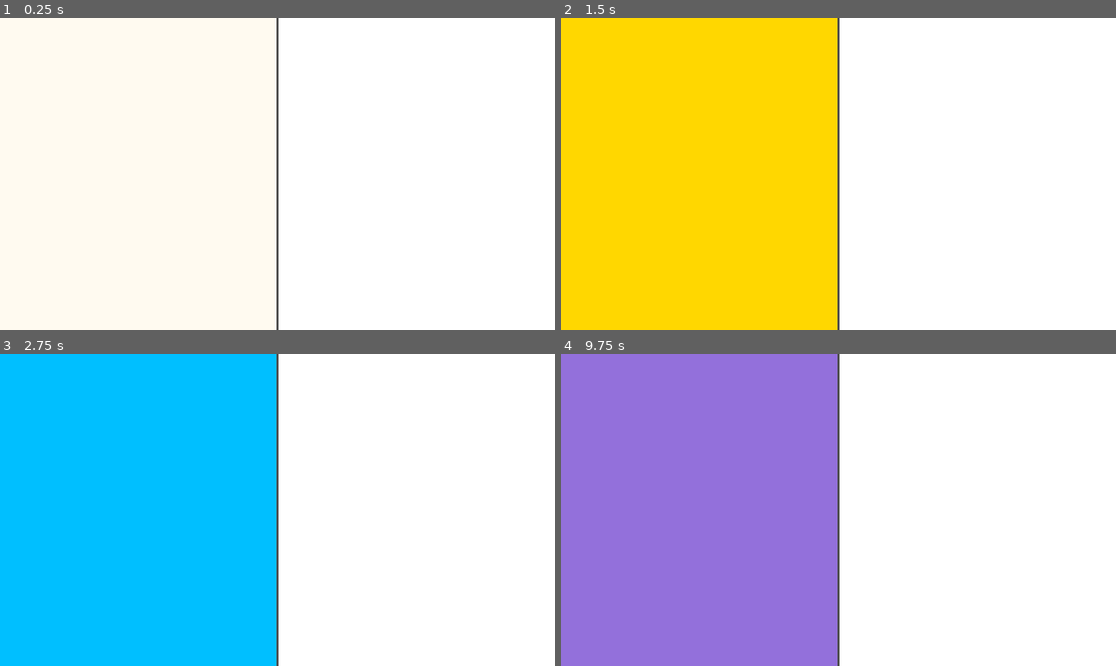
Above: before the commit, frames 1-4 (two rows, left to right).
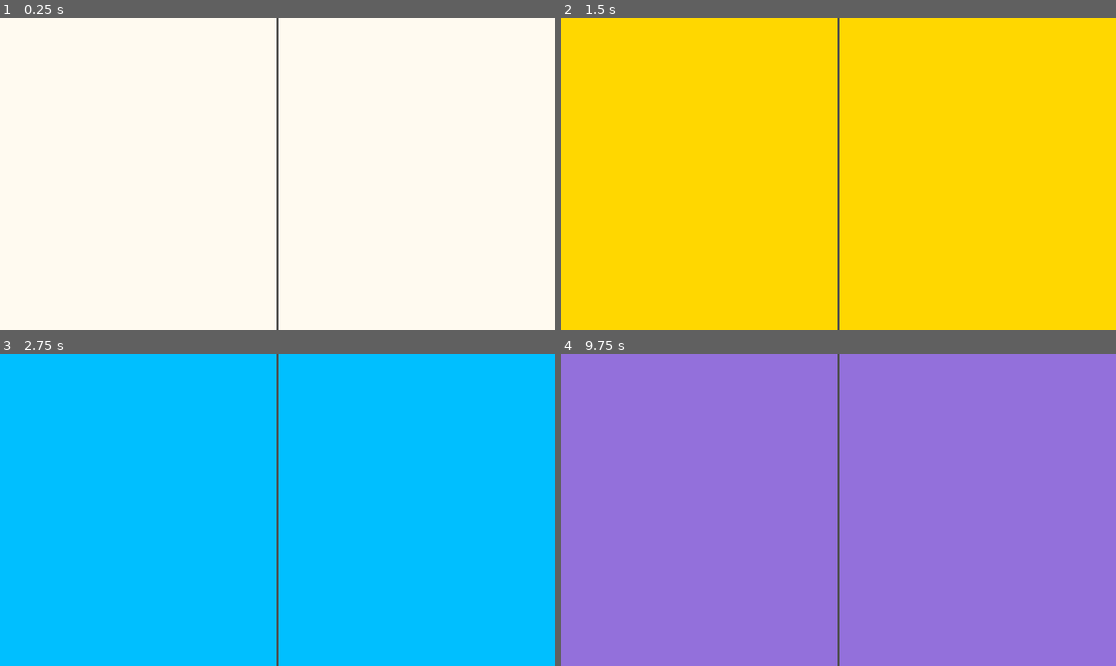
Above: after the commit, the same moments.

Repository: emrysshevek/gameganggame
Game: Godot game, scene res://scenes/test/ControllerTest.tscn
The game is run twice, just before and just after one commit, with the same random seed, the same clock (stepped at 60 frames per second) and the same inputs. This scene is started directly instead of the project's main scene.
Inputs (mouse positions are in pixels of both pictures, inside the frame that each line leads up to):
- Up to frame 1 (0.25 s): no input
- Up to frame 2 (1.5 s): tap Enter at 0.5 s; move the mouse to (960, 158) at 0.52 s; press the mouse at (960, 158) at 0.53 s; hold D (move_right) 0.53-1.25 s; release the mouse at (960, 158) at 1.25 s; tap Space at 1.25 s; drag from (727, 189) to (810, 236) at 1.27 s
- Up to frame 3 (2.75 s): move the mouse to (333, 441) at 2.02 s; hold D (move_right) from 2.03 s (still down); hold Shift from 2.03 s (still down); click (333, 441) at 2.3 s
- Up to frame 4 (9.75 s): release D (move_right) at 2.75 s; release Shift at 2.75 s; tap Enter at 2.75, 5.75 s; drag from (810, 572) to (672, 463) at 2.77 s; move the mouse to (1005, 556) at 3.52 s; press the mouse at (1005, 556) at 3.53 s; hold A (move_left) 3.53-4.25 s; tap Ctrl at 3.6 s; release the mouse at (1005, 556) at 4.25 s; tap Space at 4.25, 7.25 s; drag from (672, 463) to (755, 432) at 4.27 s; move the mouse to (866, 510) at 5.02 s; press the mouse at (866, 510) at 5.03 s; hold S (debug_down) 5.03-5.75 s; release the mouse at (866, 510) at 5.75 s; drag from (755, 432) to (727, 525) at 5.77 s; move the mouse to (960, 494) at 6.52 s; press the mouse at (960, 494) at 6.53 s; hold W (debug_up) 6.53-7.25 s; tap Alt at 6.6 s; release the mouse at (960, 494) at 7.25 s; drag from (727, 525) to (810, 572) at 7.27 s; move the mouse to (894, 441) at 8.02 s; press the mouse at (894, 441) at 8.03 s; hold S (debug_down) 8.03-8.75 s; release the mouse at (894, 441) at 8.75 s; drag from (810, 572) to (672, 463) at 8.77 s; move the mouse to (1005, 556) at 9.52 s; hold W (debug_up) from 9.53 s (still down); hold Shift from 9.53 s (still down)

The runs differ from the first frame. In frame 2, 50% of the frame differs, in the area x 50-100%, y 0-100%; in frame 3, 50%; in frame 4, 50%.

Commit message:
Add support for up to four controllers at once

Diff:
--- /dev/null
+++ b/config.gd
@@ -0,0 +1,5 @@
+# Config autoload
+extends Node
+
+
+const MAX_PLAYER_COUNT = 4
--- a/project.godot
+++ b/project.godot
@@ -19,6 +19,7 @@
 
 InputManager="*uid://c612av0ph1tm1"
 Model="*uid://bmv4ybs8mmkw1"
+Config="*uid://3wwk5qnqpwkg"
 
 [input]
 
--- a/scenes/input_manager.gd
+++ b/scenes/input_manager.gd
@@ -5,10 +5,17 @@
 #region Properties
 ## Whether the project window is currently focused.
 var _focused := true
+
+## Events that should be scoped to a specific player.
+var _controller_events = [
+	'move_left', 'move_right', 'move_up', 'move_down', 'select'
+]
+
+var _custom_action_format = '%s_%d'
 #endregion
 
 
-#region Methods
+#region Builtins
 func _notification(notification_type: int) -> void:
 	match notification_type:
 		NOTIFICATION_APPLICATION_FOCUS_IN:
@@ -16,26 +23,52 @@
 		NOTIFICATION_APPLICATION_FOCUS_OUT:
 			_focused = false
 
-func get_axis_h() -> float:
+func _ready() -> void:
+	# Set up input mappings for each player
+	for player_id in range(Config.MAX_PLAYER_COUNT):
+		for action_name in _controller_events:
+			# Create a custom input event for just this player
+			var custom_action = _action_to_player_action(action_name, player_id)
+			InputMap.add_action(custom_action)
+			for event in InputMap.action_get_events(action_name):
+				var custom_event = event.duplicate()
+				custom_event.set_device(player_id)
+				InputMap.action_add_event(custom_action, custom_event)
+#endregion
+
+
+#region Input Helpers
+func get_axis_h(player_id: int) -> float:
 	# Ignore inputs if the project isn't focused
 	if not _focused:
 		return false
-	return Input.get_axis("move_left", "move_right")
+	return Input.get_axis(
+		_action_to_player_action("move_left", player_id),
+		_action_to_player_action("move_right", player_id)
+	)
 
-func get_axis_v() -> float:
+func get_axis_v(player_id: int) -> float:
 	# Ignore inputs if the project isn't focused
 	if not _focused:
 		return false
-	return Input.get_axis("move_up", "move_down")
+	return Input.get_axis(
+		_action_to_player_action("move_up", player_id),
+		_action_to_player_action("move_down", player_id)
+	)
 
-func get_vector() -> Vector2:
+func get_vector(player_id: int) -> Vector2:
 	# Ignore inputs if the project isn't focused
 	if not _focused:
 		return Vector2(0, 0)
-	return Input.get_vector("move_left", "move_right", "move_up", "move_down")
+	return Input.get_vector(
+		_action_to_player_action("move_left", player_id),
+		_action_to_player_action("move_right", player_id),
+		_action_to_player_action("move_up", player_id),
+		_action_to_player_action("move_down", player_id)
+	)
 
-func get_direction() -> Model.Direction:
-	var input = get_vector()
+func get_direction(player_id: int) -> Model.Direction:
+	var input = get_vector(player_id)
 	if input.x == 0 and input.y == 0:
 		# No current input
 		return Model.Direction.NONE
@@ -46,9 +79,15 @@
 		# Choose between up/down
 		return Model.Direction.UP if input.y < 0 else Model.Direction.DOWN
 
-func is_action_pressed(action: StringName) -> bool:
+func is_action_pressed(action: StringName, player_id: int) -> bool:
 	# Ignore inputs if the project isn't focused
 	if not _focused:
 		return false
-	return Input.is_action_pressed(action)
+	return Input.is_action_pressed(_action_to_player_action(action, player_id))
 #endregion
+
+
+#region Utils
+func _action_to_player_action(action: StringName, player_id: int) -> StringName:
+	return _custom_action_format % [action, player_id]
+#endregion
--- a/scenes/test/ControllerTest.tscn
+++ b/scenes/test/ControllerTest.tscn
@@ -24,7 +24,10 @@
 layout_mode = 2
 size_flags_horizontal = 3
 script = ExtResource("1_mnpmb")
+player_id = 0
 
 [node name="ColorRect2" type="ColorRect" parent="HBoxContainer" unique_id=228418078]
 layout_mode = 2
 size_flags_horizontal = 3
+script = ExtResource("1_mnpmb")
+player_id = 1
--- a/scenes/test/input_test.gd
+++ b/scenes/test/input_test.gd
@@ -2,8 +2,11 @@
 extends ColorRect
 
 
+@export var player_id := -1
+
+
 func _physics_process(_delta: float) -> void:
-	var direction = InputManager.get_direction()
+	var direction = InputManager.get_direction(player_id)
 	match direction:
 		Model.Direction.LEFT:
 			color = Color.HOT_PINK
@@ -16,5 +19,5 @@
 		_:
 			color = Color.FLORAL_WHITE
 
-	if InputManager.is_action_pressed("select"):
+	if InputManager.is_action_pressed("select", player_id):
 		color = Color.GOLD
Not shown, added: config.gd.uid
